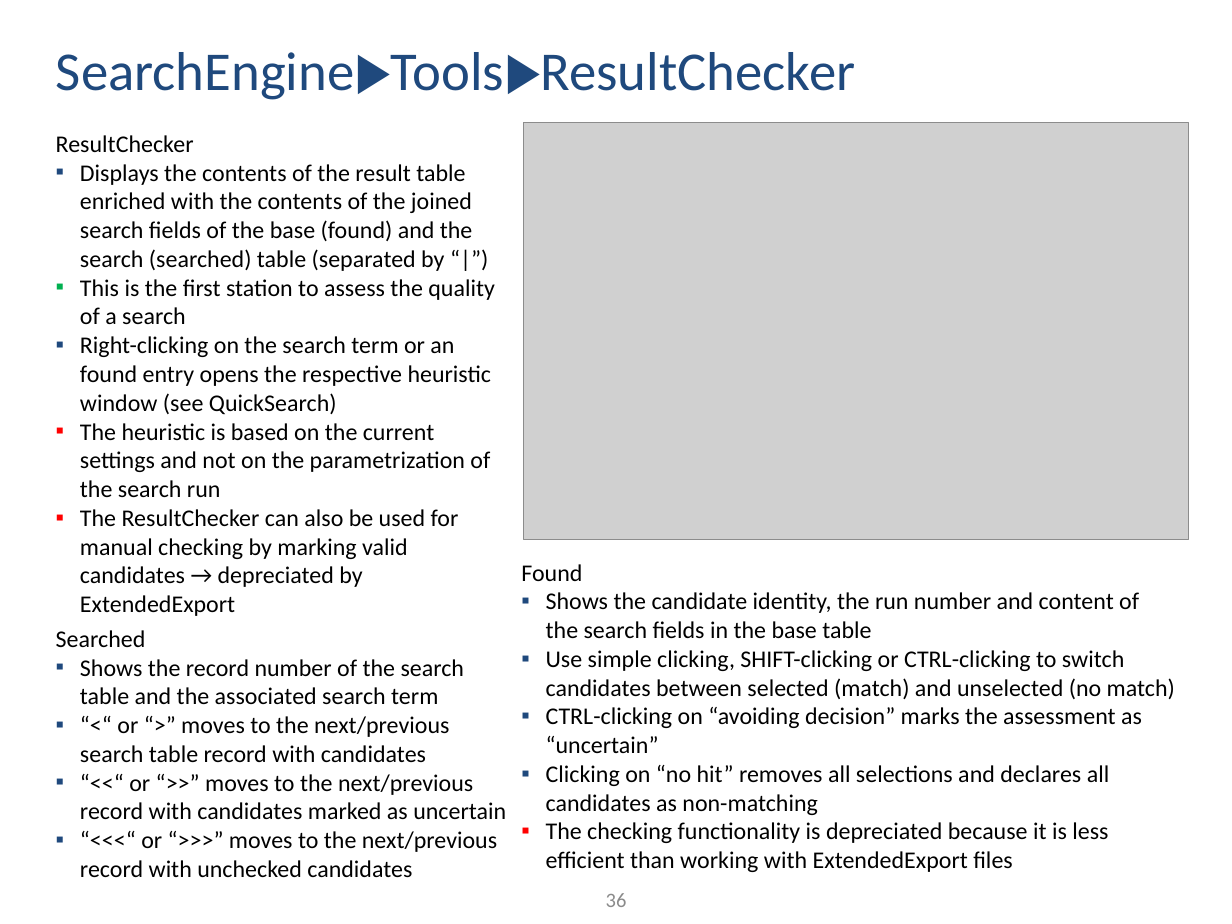
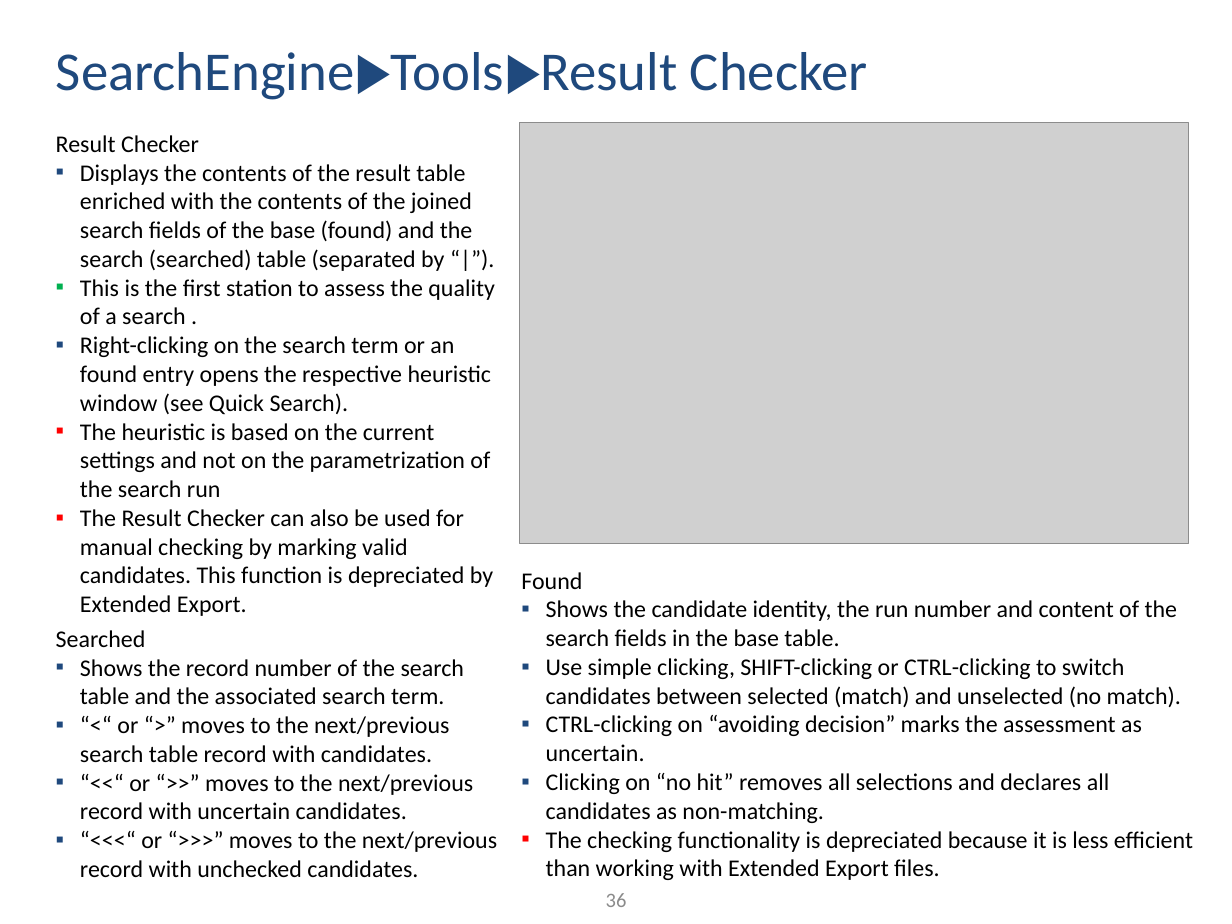
Before and after one commit to ThorstenDoherr/searchengine, a slide deck: slide 36 of doc/Manual.pptx. Drawn at 1232x924 pixels with LibreOffice and Linux fonts; fonts in the diff are those of the drawing; grey boxes stand for pictures. Boxes give left, top, right and bottom in pixels: in the first picture for what was removed or moved away, otherwise in the second. Text is boxed around its words. In the diff, an @@ line names an element or a change of style, - is before the commit and + after.

```diff
--- a/doc/Manual.pptx
+++ b/doc/Manual.pptx
@@ title at (x1=56, y1=52, x2=868, y2=100): spaces changed @@
-SearchEngine▶Tools▶ResultChecker
+SearchEngine▶Tools▶Result Checker
@@ text at (x1=56, y1=135, x2=495, y2=415): text changed @@
-ResultChecker
-  ▪ Displays the contents of the result table enriched with the contents of the joined search fields of the base (found) and the search (searched) table (separated by “|”)
-  ▪ This is the first station to assess the quality of a search
-  ▪ Right-clicking on the search term or an found entry opens the respective heuristic window (see QuickSearch)
+Result Checker
+  ▪ Displays the contents of the result table enriched with the contents of the joined search fields of the base (found) and the search (searched) table (separated by “|”).
+  ▪ This is the first station to assess the quality of a search .
+  ▪ Right-clicking on the search term or an found entry opens the respective heuristic window (see Quick Search).
@@ picture resized from (x1=524, y1=122, x2=1189, y2=540) to (x1=520, y1=123, x2=1189, y2=545) @@
@@ text at (x1=80, y1=509, x2=493, y2=616): text changed @@
-  ▪ The ResultChecker can also be used for manual checking by marking valid candidates → depreciated by ExtendedExport
+  ▪ The Result Checker can also be used for manual checking by marking valid candidates. This function is depreciated by Extended Export.
@@ text "Found" moved from (x1=521, y1=564, x2=1175, y2=872) to (x1=521, y1=572, x2=1193, y2=880) @@
@@ text at (x1=546, y1=600, x2=1193, y2=880): text changed @@
-  ▪ Shows the candidate identity, the run number and content of the search fields in the base table
-  ▪ Use simple clicking, SHIFT-clicking or CTRL-clicking to switch candidates between selected (match) and unselected (no match)
-  ▪ CTRL-clicking on “avoiding decision” marks the assessment as “uncertain”
-  ▪ Clicking on “no hit” removes all selections and declares all candidates as non-matching
-  ▪ The checking functionality is depreciated because it is less efficient than working with ExtendedExport files
+  ▪ Shows the candidate identity, the run number and content of the search fields in the base table.
+  ▪ Use simple clicking, SHIFT-clicking or CTRL-clicking to switch candidates between selected (match) and unselected (no match).
+  ▪ CTRL-clicking on “avoiding decision” marks the assessment as uncertain.
+  ▪ Clicking on “no hit” removes all selections and declares all candidates as non-matching.
+  ▪ The checking functionality is depreciated because it is less efficient than working with Extended Export files.
@@ text at (x1=80, y1=659, x2=497, y2=877): text changed @@
-  ▪ Shows the record number of the search table and the associated search term
-  ▪ “<“ or “>” moves to the next/previous search table record with candidates
-  ▪ “<<“ or “>>” moves to the next/previous record with candidates marked as uncertain
-  ▪ “<<<“ or “>>>” moves to the next/previous record with unchecked candidates
+  ▪ Shows the record number of the search table and the associated search term.
+  ▪ “<“ or “>” moves to the next/previous search table record with candidates.
+  ▪ “<<“ or “>>” moves to the next/previous record with uncertain candidates.
+  ▪ “<<<“ or “>>>” moves to the next/previous record with unchecked candidates.
```
Also in this commit, not shown: 39 other slides changed, 1 slide added, 3 other files.
